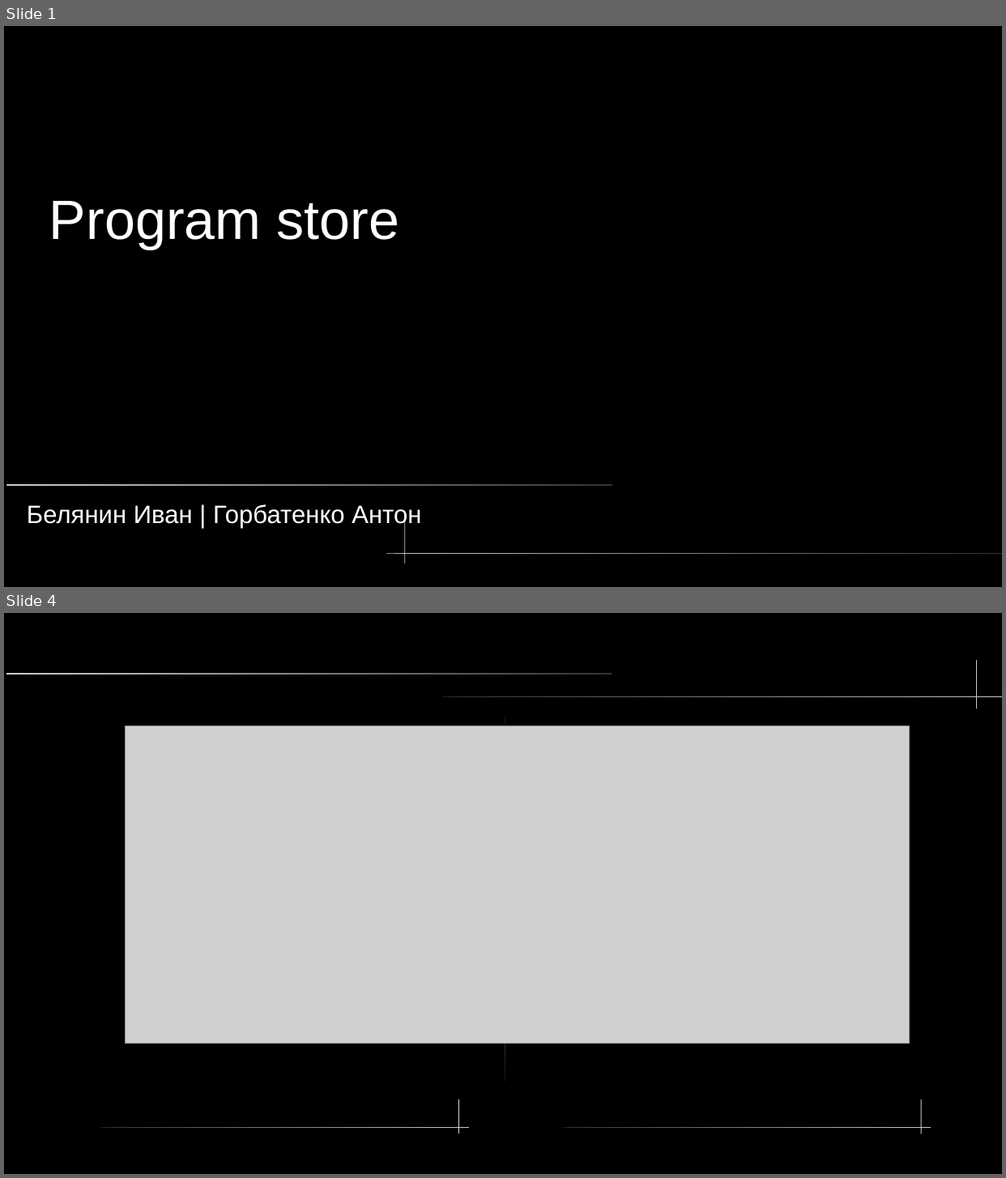
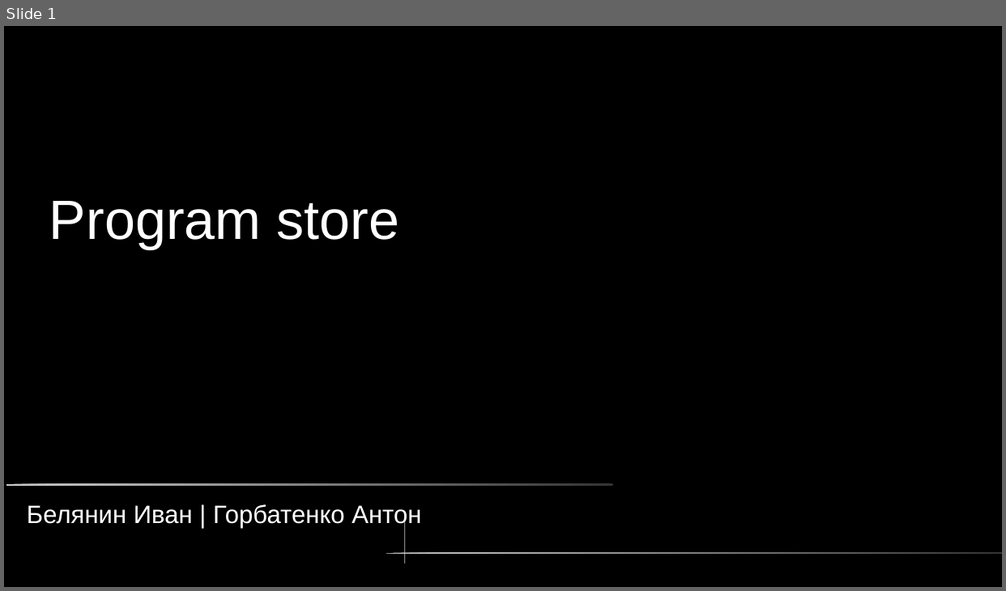
Before and after one commit to KrutyashBB/ProgramStore, a slide deck: info/PS_presentation.odp. Shown one above the other, each under a label of ours: slides 1 and 4 before the commit, slide 1 after it; the slides between them are not shown. The pictures are 1006x1178 and 1006x591 pixels, drawn with LibreOffice and Linux fonts; fonts in the diff are those of the drawing; grey boxes stand for pictures. Boxes give left, top, right and bottom in pixels: in the first picture for what was removed or moved away, otherwise in the second. Text is boxed around its words. In the diff, an @@ line names an element or a change of style, - is before the commit and + after.

```diff
--- a/info/PS_presentation.odp
+++ b/info/PS_presentation.odp
@@ slide 4 removed at bbox=[4, 613, 1002, 1174], background #000000 @@
@@ freeform shape removed at bbox=[977, 660, 978, 709] @@
@@ rounded rectangle removed at bbox=[6, 673, 612, 675] @@
@@ rounded rectangle removed at bbox=[443, 696, 1002, 697] @@
@@ picture removed at bbox=[126, 726, 910, 1044] @@
@@ freeform shape removed at bbox=[505, 715, 505, 1082] @@
@@ freeform shape removed at bbox=[458, 1099, 459, 1134] @@
@@ freeform shape removed at bbox=[922, 1100, 923, 1135] @@
@@ rounded rectangle removed at bbox=[101, 1127, 470, 1128] @@
@@ rounded rectangle removed at bbox=[563, 1127, 931, 1128] @@
```
Also in this commit, not shown: 11 other slides changed, 7 slides added, 2 other slides removed, 3 other files.
